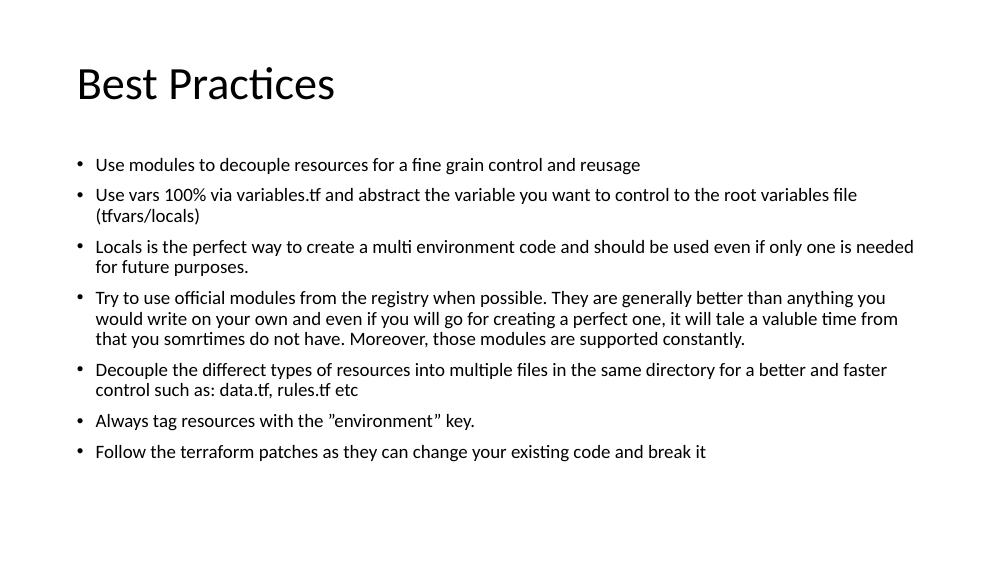
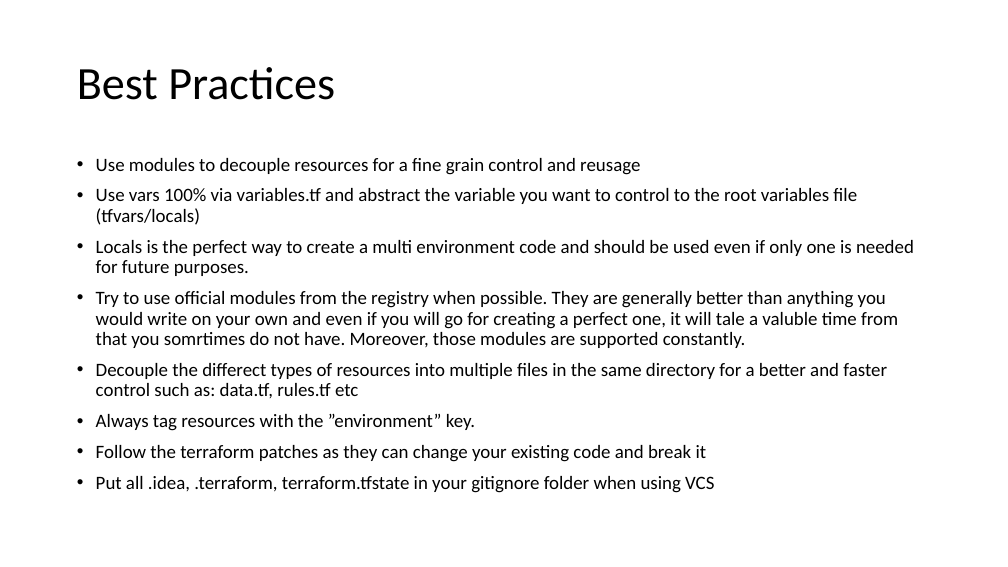
Before and after one commit to JohnMops/tf-demo, a slide deck: slide 21 of tf-demo-presentation.pptx (slide 20 before the commit). Drawn at 1008x567 pixels with LibreOffice and Linux fonts; fonts in the diff are those of the drawing. Boxes give left, top, right and bottom in pixels: in the first picture for what was removed or moved away, otherwise in the second. Text is boxed around its words. In the diff, an @@ line names an element or a change of style, - is before the commit and + after.

```diff
--- a/tf-demo-presentation.pptx
+++ b/tf-demo-presentation.pptx
@@ text at [96,476,714,493]: paragraph added @@
+• Put all .idea, .terraform, terraform.tfstate in your gitignore folder when using VCS
```
Also in this commit, not shown: 3 other slides changed, 1 slide added.
